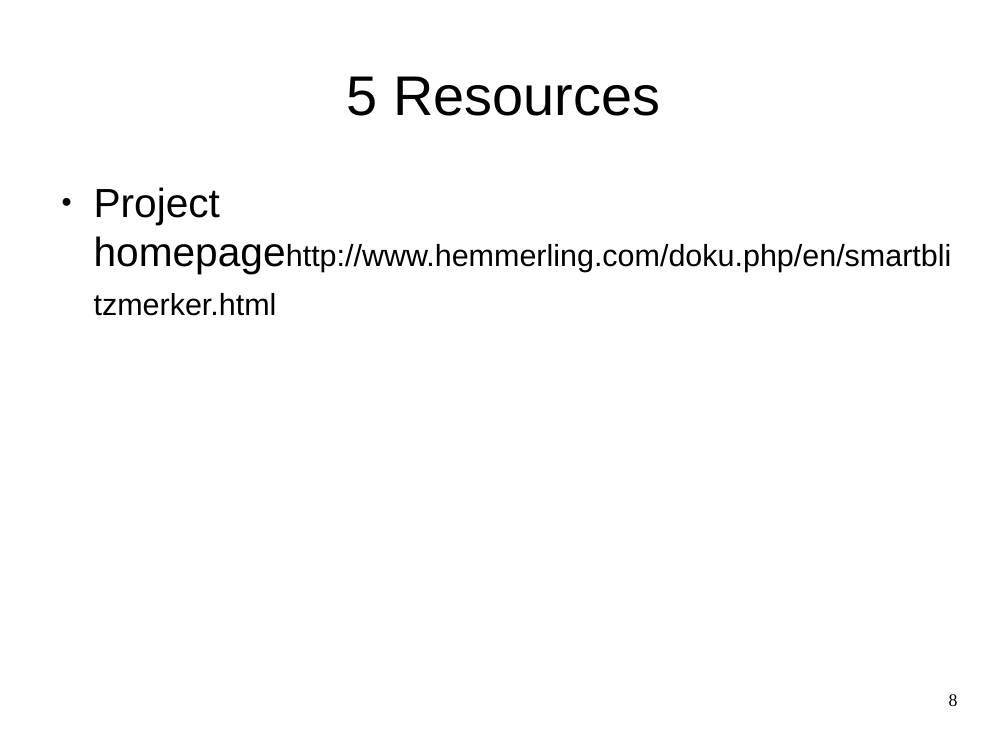
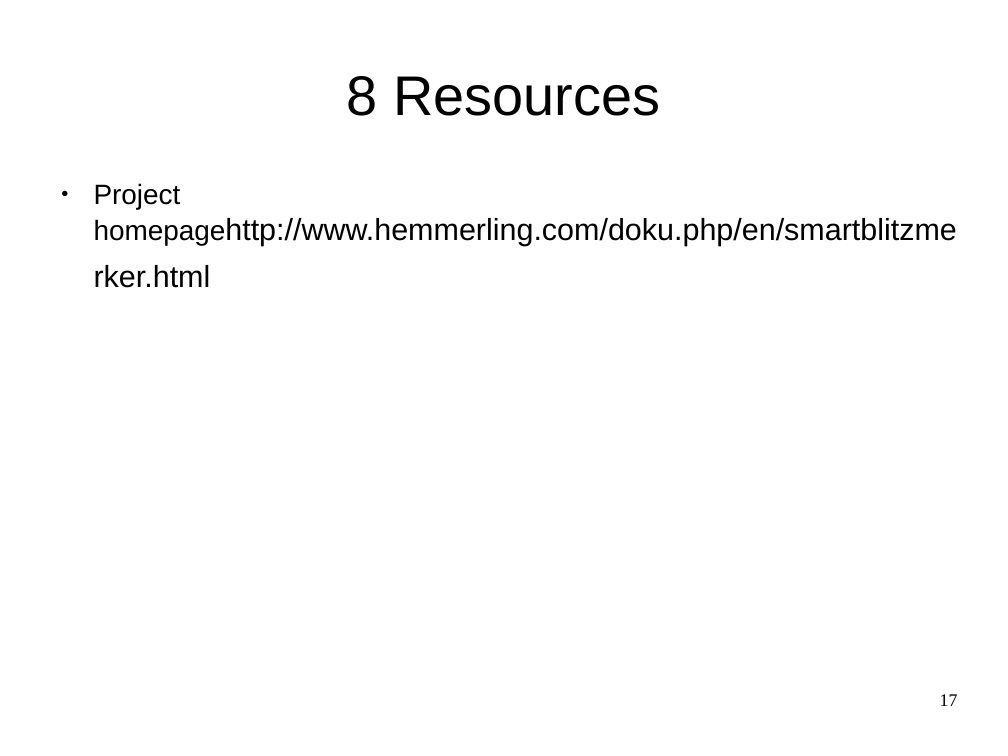
Before and after one commit to smartblitzmerker/documentation-smartblitzmerker, a slide deck: slide 17 of doc/slides/smartblitzmerker.odp (slide 8 before the commit). Drawn at 1008x756 pixels with LibreOffice and Linux fonts; fonts in the diff are those of the drawing. Boxes give left, top, right and bottom in pixels: in the first picture for what was removed or moved away, otherwise in the second. Text is boxed around its words. In the diff, an @@ line names an element or a change of style, - is before the commit and + after.

```diff
--- a/doc/slides/smartblitzmerker.odp
+++ b/doc/slides/smartblitzmerker.odp
@@ title at box(347, 76, 660, 116): text changed @@
-5 Resources
+8 Resources
@@ text "Project homepagehttp://www.hemmerling.com/doku.php/en/smartb ..." at box(94, 183, 957, 288): size 32 to 22 pt in "Project homepagehttp://www.hemmerling.com/doku.php/en/smartb ..." @@
@@ page number at box(940, 694, 958, 706): text changed @@
-8
+17
```
Also in this commit, not shown: 7 other slides changed, 9 slides added.
